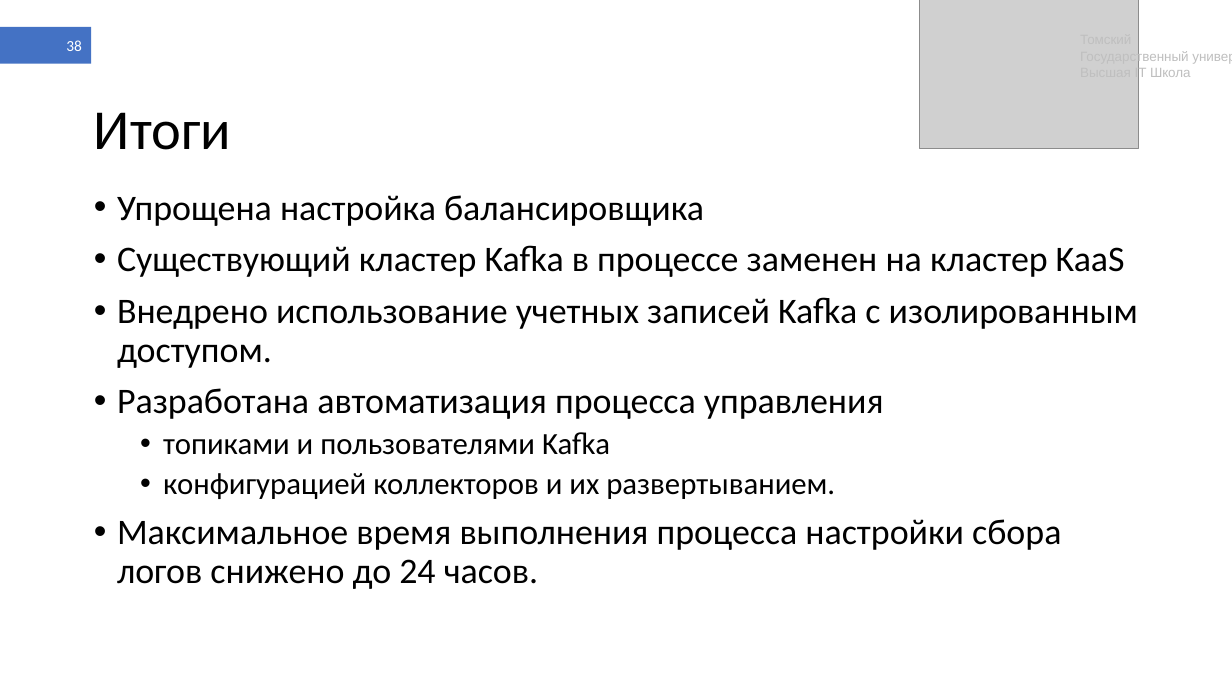
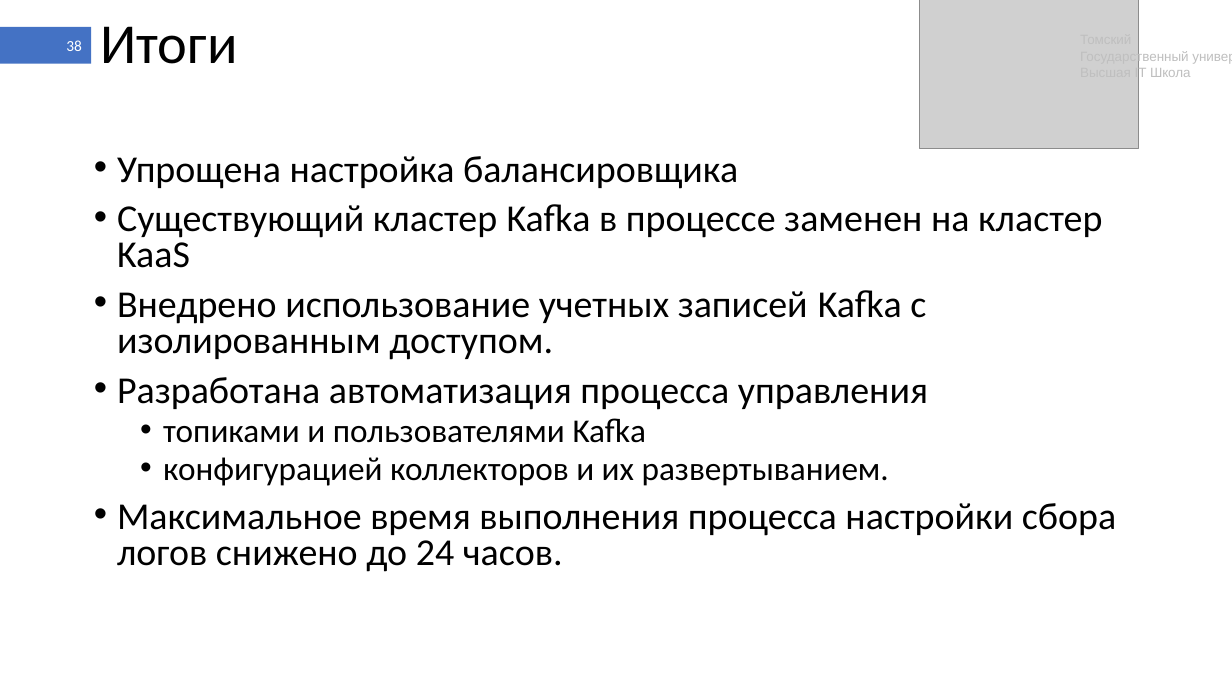
Before and after one commit to shameoff/GraduateWork, a slide deck: slide 38 of Презентация ВКР (в шаблоне).pptx. Drawn at 1232x693 pixels with LibreOffice and Linux fonts; fonts in the diff are those of the drawing; grey boxes stand for pictures. Boxes give left, top, right and bottom in pixels: in the first picture for what was removed or moved away, otherwise in the second. Text is boxed around its words. In the diff, an @@ line names an element or a change of style, - is before the commit and + after.

```diff
--- a/Презентация ВКР (в шаблоне).pptx
+++ b/Презентация ВКР (в шаблоне).pptx
@@ title "Итоги" moved from (x1=94, y1=112, x2=231, y2=150) to (x1=101, y1=26, x2=238, y2=64) @@
@@ text "Упрощена настройка балансировщика" moved from (x1=117, y1=195, x2=1138, y2=589) to (x1=117, y1=156, x2=1116, y2=572) @@
@@ text "Упрощена настройка балансировщика" at (x1=117, y1=156, x2=1116, y2=572): size 28 to 29.6 pt in "Упрощена настройка балансировщика", "Существующий кластер Kafka в процессе заменен на ...", "Внедрено использование учетных записей Kafka с изолированным ...", "Разработана автоматизация процесса управления" and 1 more places; size 24 to 25.9 pt in "топиками и пользователями Kafka", "конфигурацией коллекторов и их развертыванием."; line spacing 0.9 to 0.8 @@
```
Also in this commit, not shown: 38 other slides changed, 1 other file.
